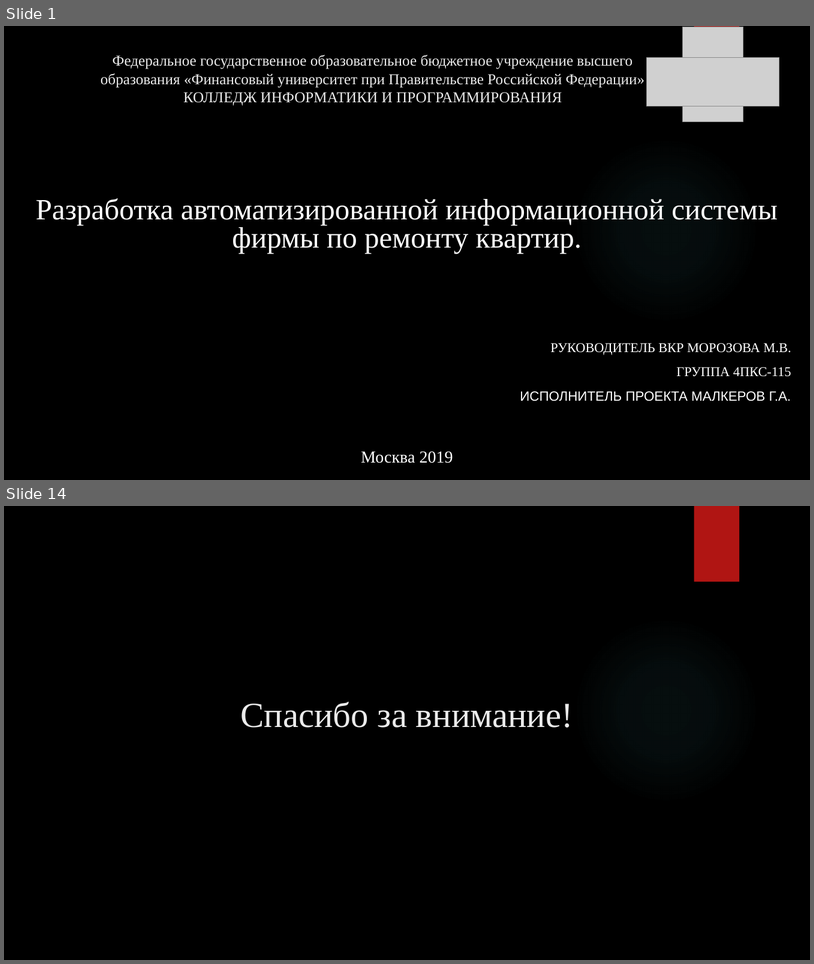
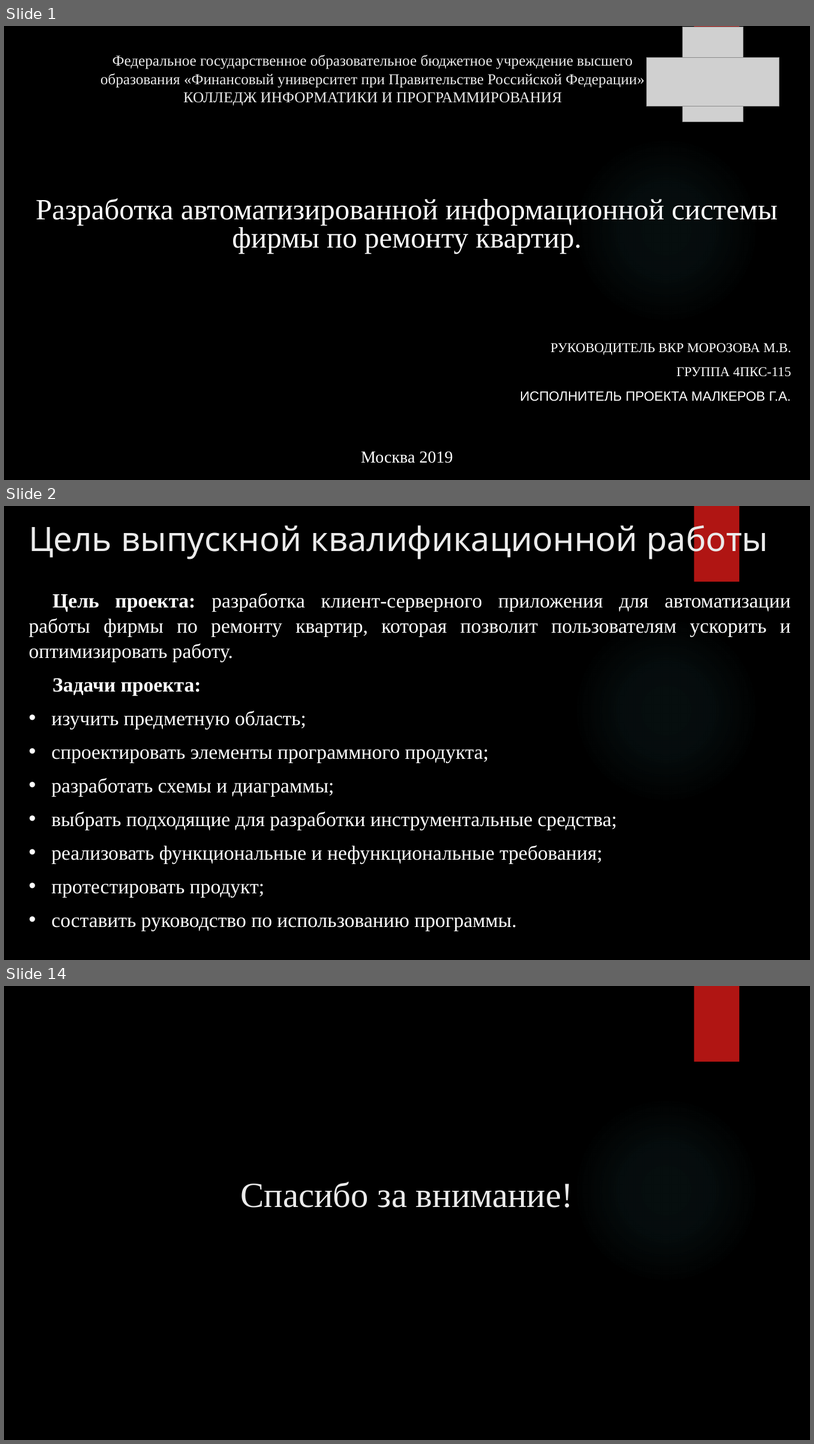
Before and after one commit to GENDOSMAL/Diplom, a slide deck: Documentation/Презентация к защите.pptx. Shown one above the other, each under a label of ours: slides 1 and 14 before the commit, slides 1, 2 and 14 after it; the slides between them are not shown. The pictures are 814x964 and 814x1444 pixels, drawn with LibreOffice and Linux fonts; fonts in the diff are those of the drawing; grey boxes stand for pictures; background and template pictures are left out. Boxes give left, top, right and bottom in pixels: in the first picture for what was removed or moved away, otherwise in the second. Text is boxed around its words. In the diff, an @@ line names an element or a change of style, - is before the commit and + after.

```diff
--- a/Documentation/Презентация к защите.pptx
+++ b/Documentation/Презентация к защите.pptx
@@ slide 2 added at [4,506,810,960], background picture (left out); not listed: 2 template elements that a slide beside it also shows @@
@@ title added at [29,520,769,560], 40 pt, text #EBEBEB @@
+Цель выпускной квалификационной работы
@@ text added at [29,593,791,931], 24 pt, text #FFFFFF @@
+Цель проекта: разработка клиент-серверного приложения для автоматизации работы фирмы по ремонту квартир, которая позволит пользователям ускорить и оптимизировать работу.
+Задачи проекта:
+• изучить предметную область;
+• спроектировать элементы программного продукта;
+• разработать схемы и диаграммы;
+• выбрать подходящие для разработки инструментальные средства;
+• реализовать функциональные и нефункциональные требования;
+• протестировать продукт;
+• составить руководство по использованию программы.
```
Also in this commit, not shown: 8 slides changed, 3 other slides added, 4 slides removed, 1 other file.
